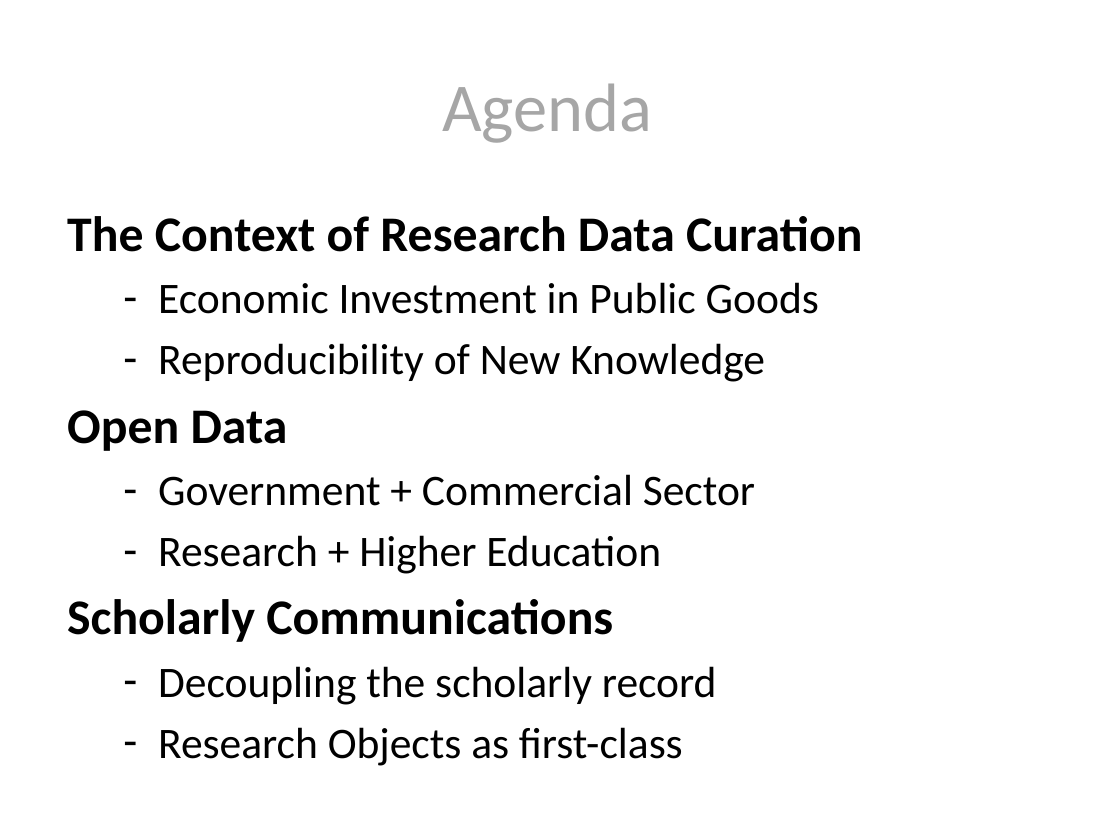
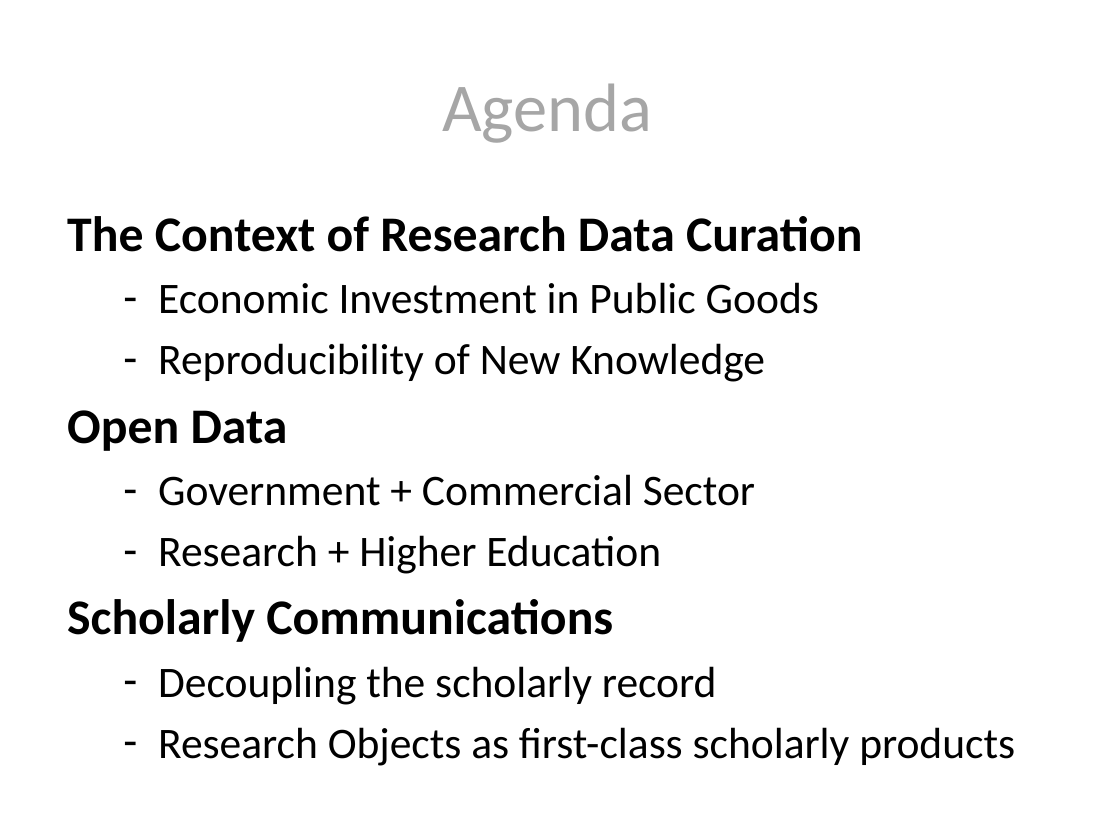
Before and after one commit to DataCurationWorkshop/HongKongCurationWorkshop, a slide deck: slide 3 of Day_1/Plenary/Day_1_Plenary_OpenData.pptx. Drawn at 1120x840 pixels with LibreOffice and Linux fonts; fonts in the diff are those of the drawing. Boxes give left, top, right and bottom in pixels: in the first picture for what was removed or moved away, otherwise in the second. Text is boxed around its words. In the diff, an @@ line names an element or a change of style, - is before the commit and + after.

```diff
--- a/Day_1/Plenary/Day_1_Plenary_OpenData.pptx
+++ b/Day_1/Plenary/Day_1_Plenary_OpenData.pptx
@@ text at (x1=158, y1=727, x2=1015, y2=766): text changed @@
-  – Research Objects as first-class
+  – Research Objects as first-class scholarly products
```
Also in this commit, not shown: 2 other slides changed, 1 slide added, 5 other files.
